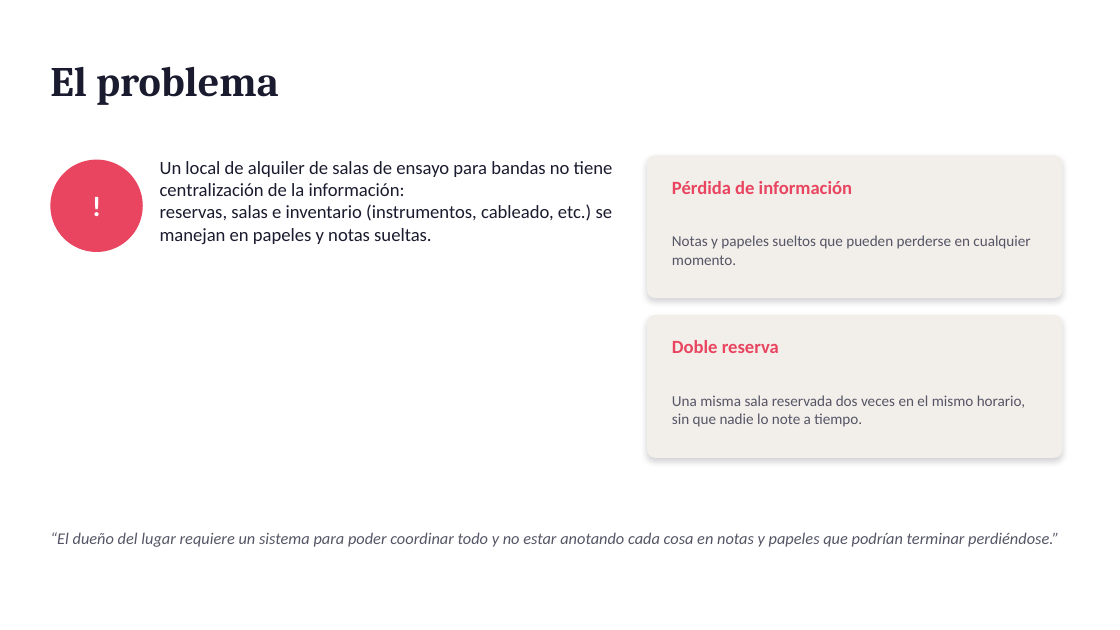
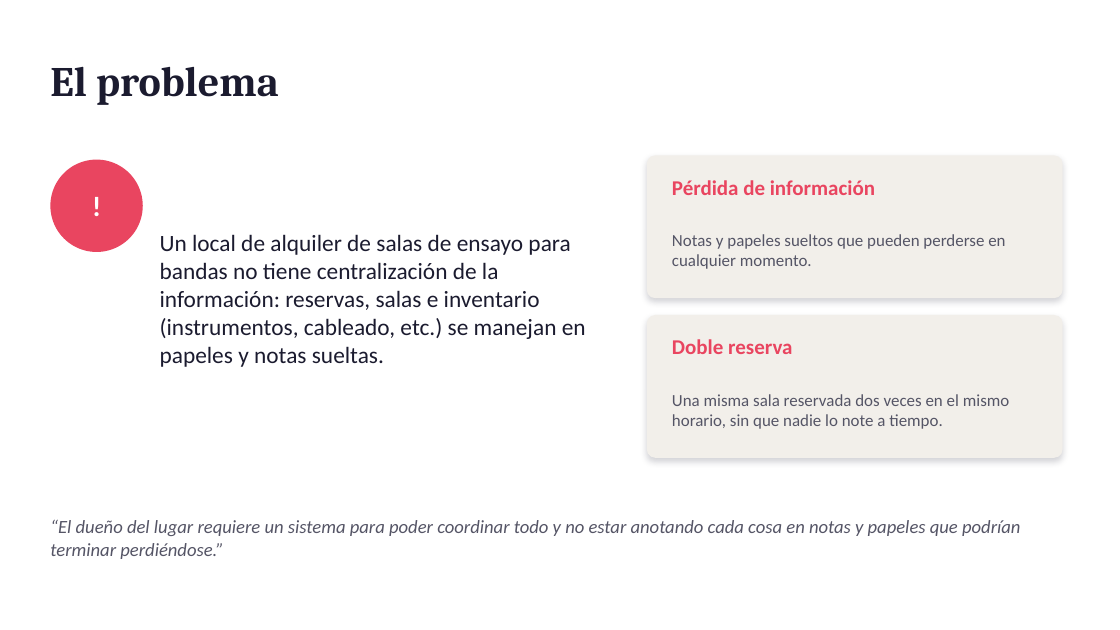
Before and after one commit to SancLucas/Base-de-Datos--Salas-de-Ensayo, a slide deck: slide 2 of Pua_de_Rosa_Deck.pptx. Drawn at 1120x630 pixels with LibreOffice and Linux fonts; fonts in the diff are those of the drawing. Boxes give left, top, right and bottom in pixels: in the first picture for what was removed or moved away, otherwise in the second. Text is boxed around its words. In the diff, an @@ line names an element or a change of style, - is before the commit and + after.

Commit message:
presentacion

```diff
--- a/Pua_de_Rosa_Deck.pptx
+++ b/Pua_de_Rosa_Deck.pptx
@@ text "Un local de alquiler de ..." at [160, 234, 586, 367]: vertical alignment top to middle @@
@@ text "Pérdida de información" at [672, 180, 875, 195]: size 16 to 18 pt @@
@@ text at [160, 234, 586, 367]: text changed; size 16 to 20 pt @@
-Un local de alquiler de salas de ensayo para bandas no tiene centralización de la información:
-reservas, salas e inventario (instrumentos, cableado, etc.) se manejan en papeles y notas sueltas.
+Un local de alquiler de salas de ensayo para bandas no tiene centralización de la información: reservas, salas e inventario (instrumentos, cableado, etc.) se manejan en papeles y notas sueltas.
@@ text "Notas y papeles sueltos que ..." at [672, 234, 1005, 269]: size 13 to 14.5 pt @@
@@ text "Doble reserva" at [672, 339, 792, 354]: size 16 to 18 pt @@
@@ text "Una misma sala reservada dos ..." at [672, 394, 1010, 429]: size 13 to 14.5 pt @@
@@ text "“El dueño del lugar requiere ..." at [50, 520, 1020, 559]: size 14 to 16 pt @@
```
Also in this commit, not shown: 9 other slides changed, 1 slide added.
